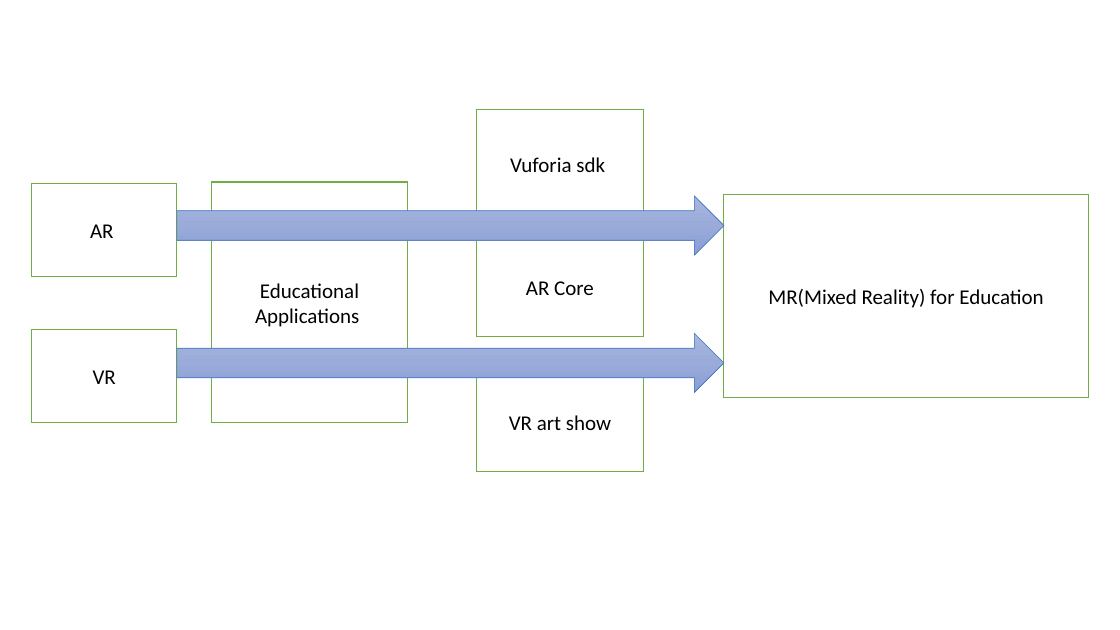
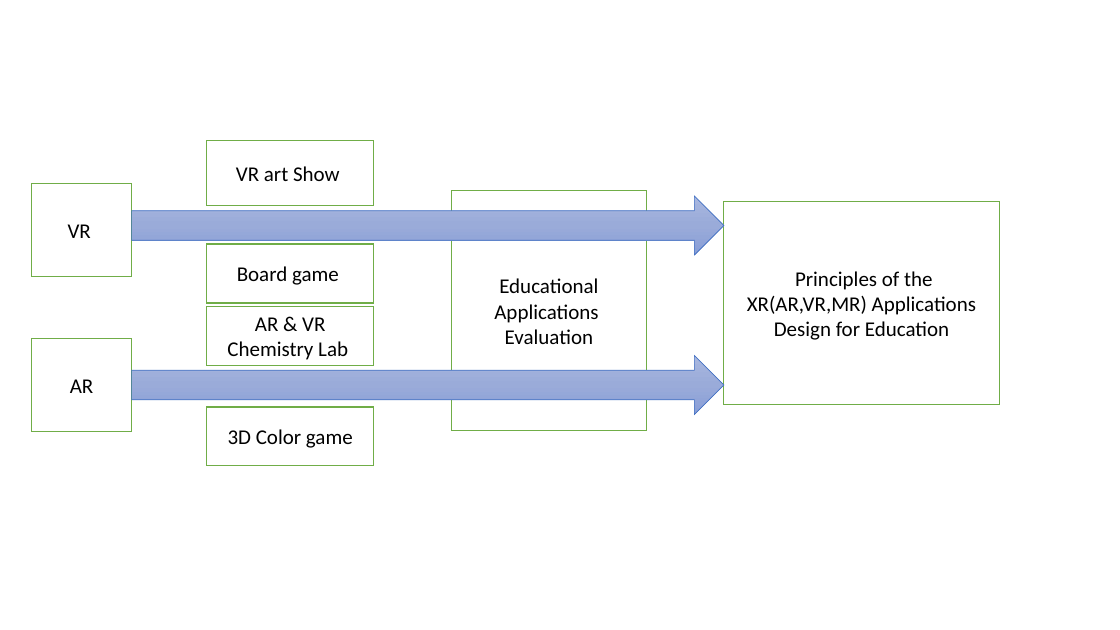
Before and after one commit to duanxiaoyun/ppaperssss, a slide deck: slide 3 of bi_ye_lun_wen/cao gao/temp files.pptx. Drawn at 1120x630 pixels with LibreOffice and Linux fonts; fonts in the diff are those of the drawing. Boxes give left, top, right and bottom in pixels: in the first picture for what was removed or moved away, otherwise in the second. Text is boxed around its words. In the diff, an @@ line names an element or a change of style, - is before the commit and + after.

```diff
--- a/bi_ye_lun_wen/cao gao/temp files.pptx
+++ b/bi_ye_lun_wen/cao gao/temp files.pptx
@@ rectangle removed at (476, 109, 644, 218) @@
-Vuforia sdk
@@ rectangle "VR art Show": place and size @@
-rectangle "VR art Show" at (476, 373, 644, 471)
+rectangle "VR art Show" at (207, 140, 374, 205)
@@ text in rectangle at (236, 166, 340, 181): text changed @@
-VR art show
+VR art Show
@@ rectangle "VR": place and size @@
-rectangle "VR" at (32, 329, 177, 423)
+rectangle "VR" at (32, 183, 132, 276)
@@ right arrow: place and size @@
-right arrow at (176, 196, 723, 255)
+right arrow at (132, 196, 724, 255)
@@ rectangle "Educational Applications Evaluation": place and size @@
-rectangle "Educational Applications Evaluation" at (212, 182, 408, 423)
+rectangle "Educational Applications Evaluation" at (451, 191, 647, 431)
@@ rectangle "Principles of the XR(AR,VR,MR) Applications ...": place and size @@
-rectangle "Principles of the XR(AR,VR,MR) Applications ..." at (724, 194, 1089, 397)
+rectangle "Principles of the XR(AR,VR,MR) Applications ..." at (724, 201, 1000, 404)
@@ rectangle removed at (476, 238, 644, 336) @@
-AR Core
@@ rectangle added at (207, 244, 374, 302), fill #FFFFFF, outline #70AD47 1 pt, 18 pt, text #000000 @@
+Board game
@@ text in rectangle at (494, 278, 598, 344): text changed @@
-Educational Applications
+Educational Applications Evaluation
@@ text in rectangle at (747, 271, 976, 340): text changed @@
-MR(Mixed Reality) for Education
+Principles of the XR(AR,VR,MR) Applications Design for Education
@@ rectangle added at (207, 306, 374, 365), fill #FFFFFF, outline #70AD47 1 pt, 18 pt, text #000000 @@
+AR & VR Chemistry Lab
@@ rectangle "AR": place and size @@
-rectangle "AR" at (32, 183, 177, 276)
+rectangle "AR" at (32, 339, 132, 432)
@@ right arrow: place and size @@
-right arrow at (176, 334, 723, 392)
+right arrow at (132, 355, 724, 414)
@@ rectangle added at (207, 407, 374, 465), fill #FFFFFF, outline #70AD47 1 pt, 18 pt, text #000000 @@
+3D Color game
```
Also in this commit, not shown: 3 other files.
